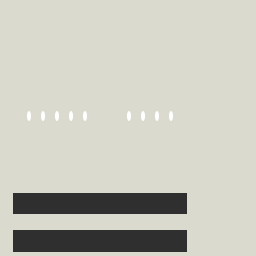
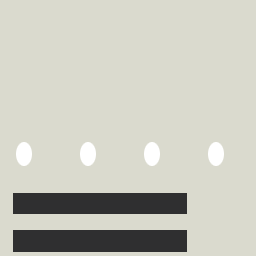
Layers edited between the first and the second 256×256 image:
painted on "Calque" over [16, 111, 224, 166]
